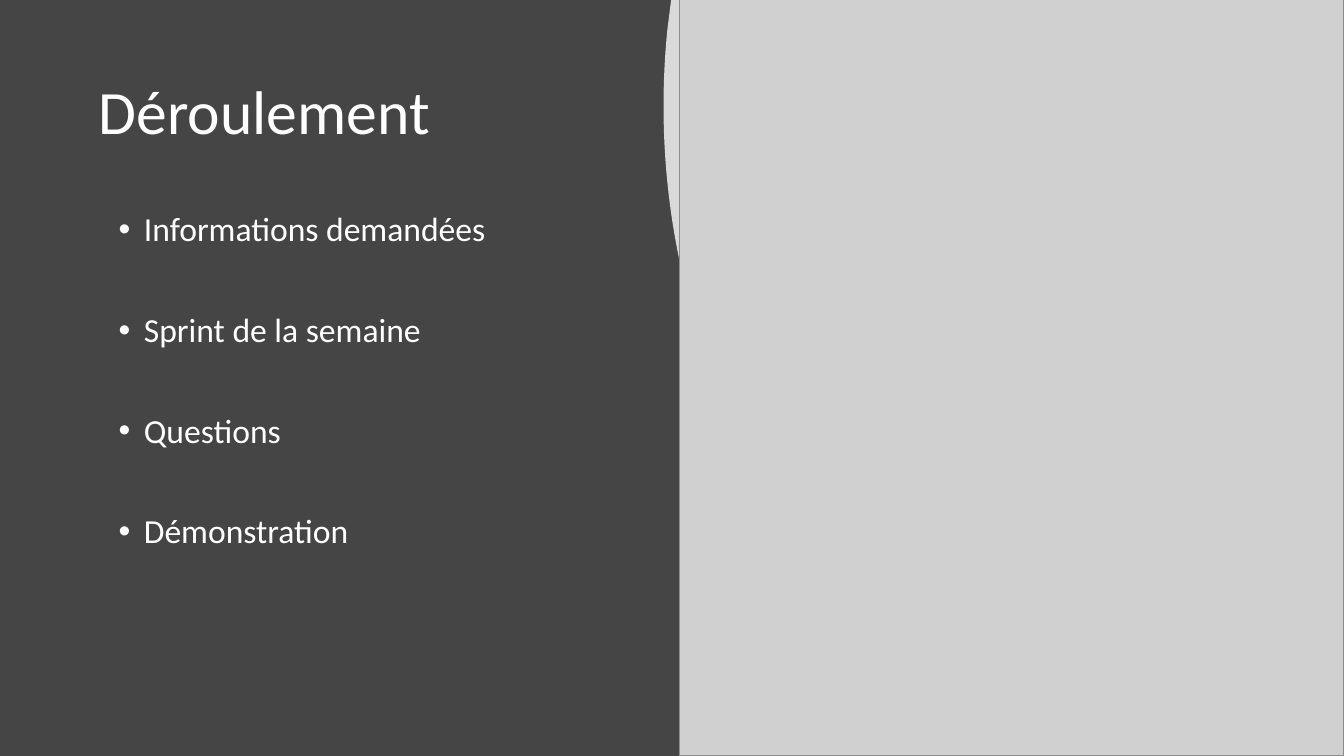
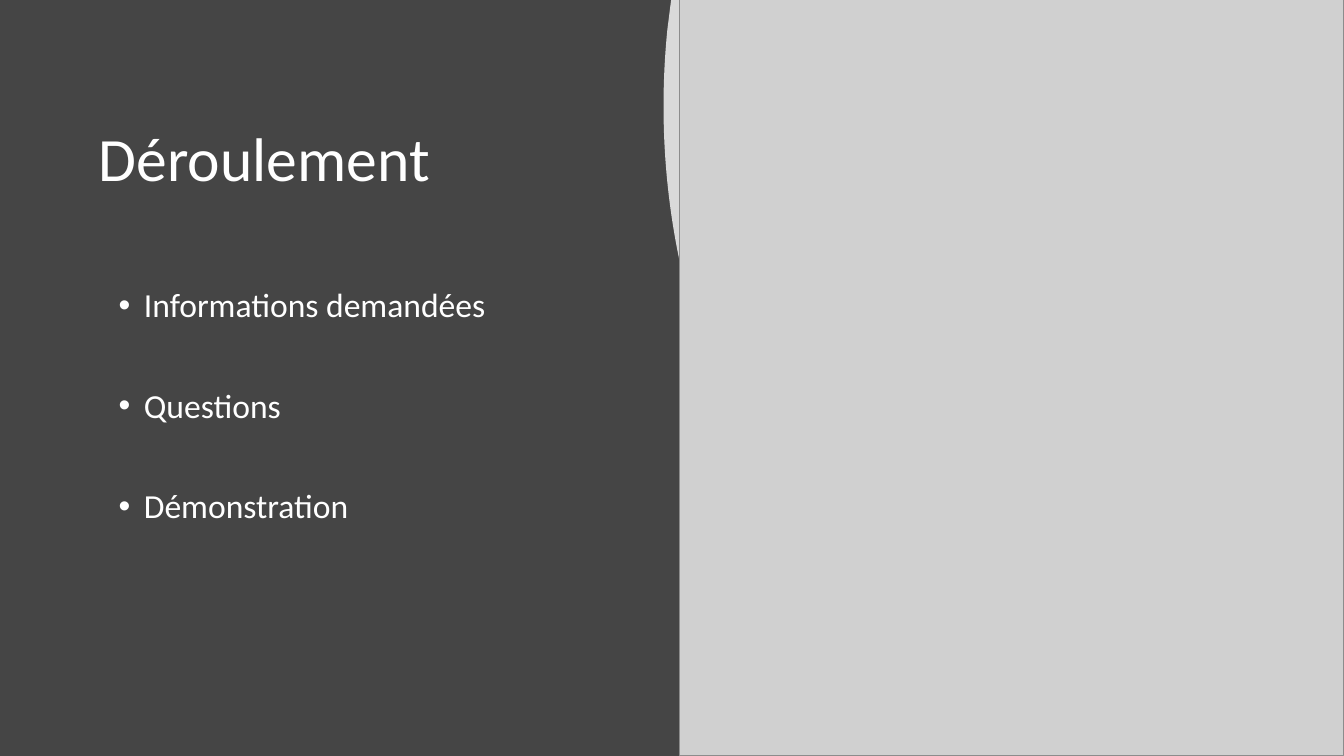
Before and after one commit to heptagonemedia/projet_imr, a slide deck: slide 2 of Presentations/septembre/18-09-2019/Présentation.pptx. Drawn at 1344x756 pixels with LibreOffice and Linux fonts; fonts in the diff are those of the drawing; grey boxes stand for pictures. Boxes give left, top, right and bottom in pixels: in the first picture for what was removed or moved away, otherwise in the second. Text is boxed around its words. In the diff, an @@ line names an element or a change of style, - is before the commit and + after.

```diff
--- a/Presentations/septembre/18-09-2019/Présentation.pptx
+++ b/Presentations/septembre/18-09-2019/Présentation.pptx
@@ title "Déroulement": place and size @@
-title "Déroulement" at [99, 91, 430, 135]
+title "Déroulement" at [99, 138, 430, 182]
@@ text "Informations demandées": place and size @@
-text "Informations demandées" at [144, 217, 485, 544]
+text "Informations demandées" at [144, 293, 485, 519]
@@ text at [144, 318, 421, 348]: paragraph removed @@
-• Sprint de la semaine
```
Also in this commit, not shown: 2 slides removed.
